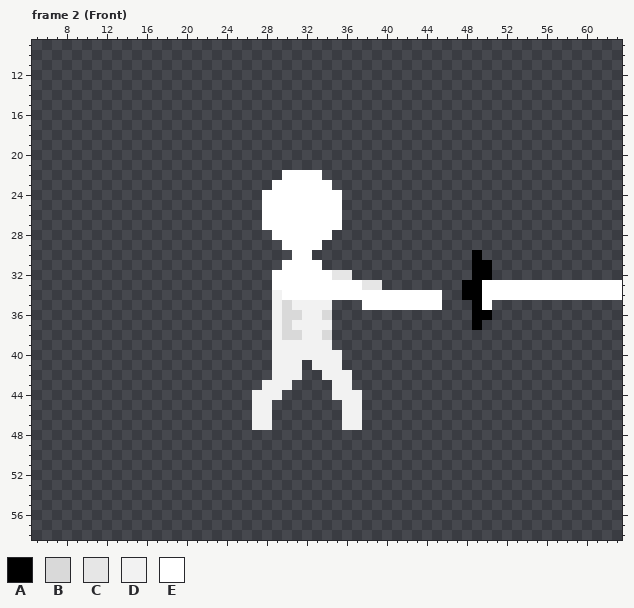
A pixel-art file gets an edit: Assets/Art/Characters/Player/Sword_Attack/Player_Sword_Attack_Right.aseprite. The picture above was drawn from the file before the commit.
64x64 pixels, 12 frames. Shown: frame 2 (Front): x 5..63, y 9..58. The commit also changed other frames, which this record leaves out.
Visible layers, top first: "Skin/Head", "Skin/Left Arm", "Skin/Right Arm", "Skin/Chest", "Skin/Left Leg", "Skin/Right Leg", "Sword".
Palette (. is transparent): A #000000  B #d9d9d9  C #e6e6e6  D #f2f2f2  E #ffffff
Pixels before, frame 2 (Front) (only the part around the change), first column x 20:
11 ............................................
12 ............................................
13 ............................................
14 ............................................
15 ............................................
16 ............................................
17 ............................................
18 ............................................
19 ............................................
20 ............................................
21 ............................................
22 ..........EEEE..............................
23 .........EEEEEE.............................
24 ........EEEEEEEE............................
25 ........EEEEEEEE............................
26 ........EEEEEEEE............................
27 ........EEEEEEEE............................
28 .........EEEEEE.............................
29 ..........EEEE..............................
30 ...........EE................A..............
31 ..........EEEE...............AA.............
32 .........EEEEEECC............AA.............
33 .........EEEEEEEEECC........AAEEEEEEEEEEEEEE
34 .........DEEEEEEEEEEEEEEEE..AAEEEEEEEEEEEEEE
35 .........DBDDDD...EEEEEEEE...AE.............
36 .........DBBDDB..............AA.............
37 .........DBDDDD..............A..............
38 .........DBBDDB.............................
39 .........DDDDDD.............................
40 .........DDDDDDD............................
41 .........DDD.DDD............................
42 .........DDD..DDD...........................
43 ........DDD....DD...........................
44 .......DDD.....DDD..........................
45 .......DD.......DD..........................
46 .......DD.......DD..........................
47 .......DD.......DD..........................
48 ............................................
New version:
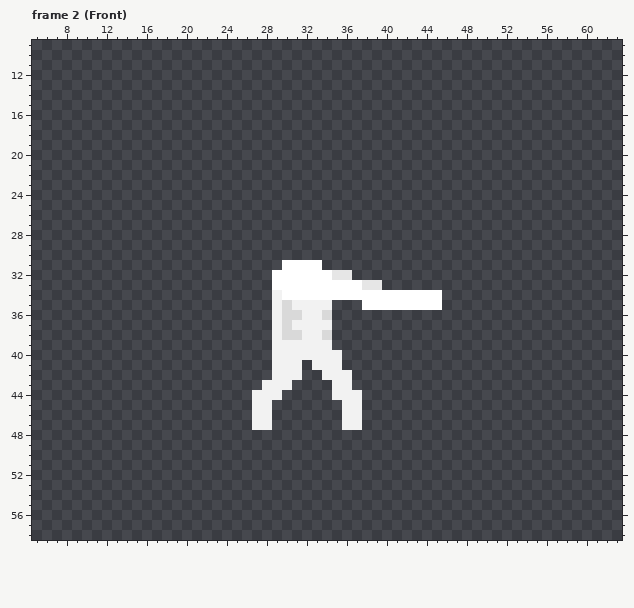
What changed:
layer "Sword" now hidden
layer "Skin/Head" now hidden
Frame 2 (Front):
The author cleared colour A in row 30 at x 49; in rows 31 to 32 at x 49 to 50; in rows 33 to 34 at x 48 to 49; in row 35 at x 49; in row 36 at x 49 to 50; in row 37 at x 49.
The author cleared colour E in row 22 at x 30 to 33; in row 23 at x 29 to 34; in rows 24 to 27 at x 28 to 35; in row 28 at x 29 to 34; in row 29 at x 30 to 33; in row 30 at x 31 to 32.
The author cleared colour E in rows 33 to 34 at x 50 to 63; in row 35 at x 50.
